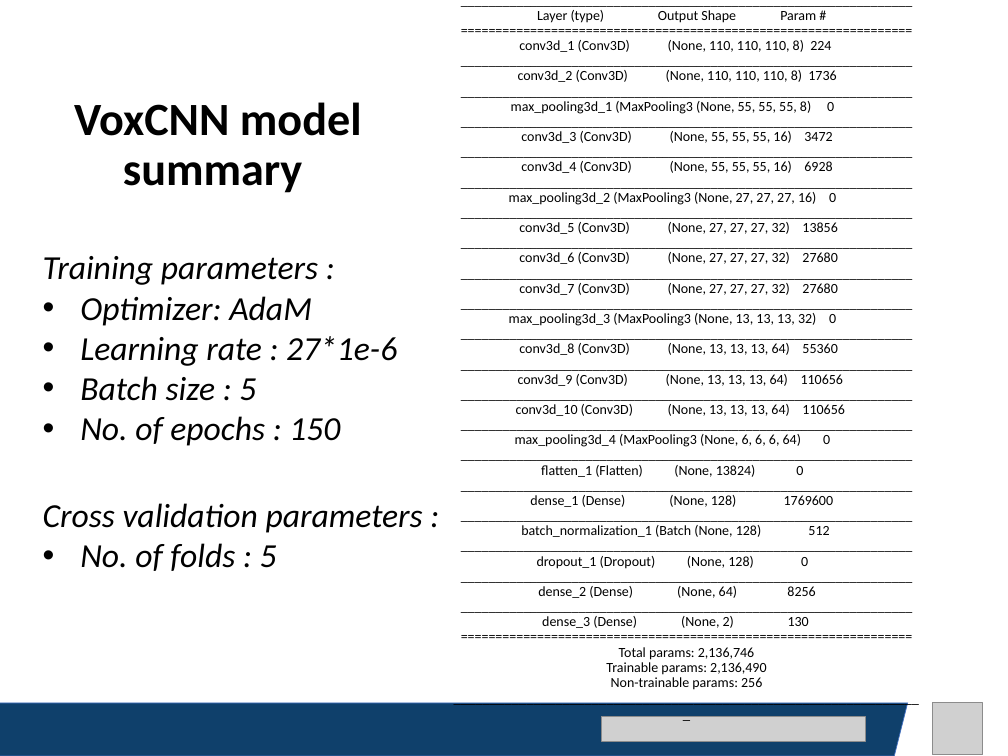
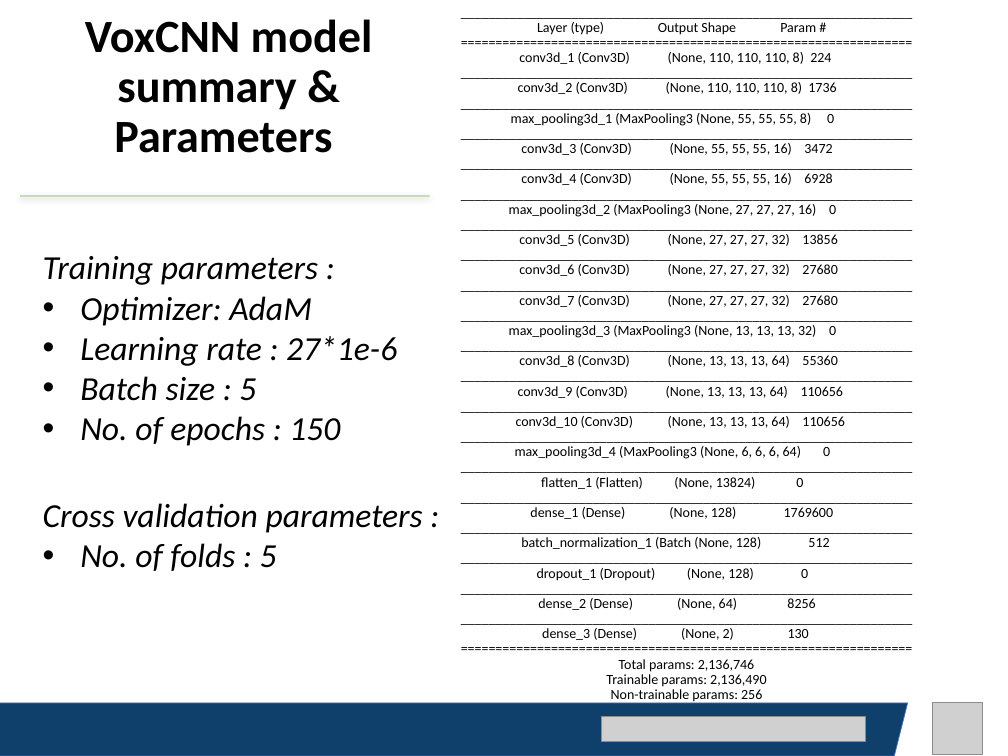
Before and after one commit to lilanpei/ADNI, a slide deck: slide 5 of ISPR_Final_Project_report_LanpeiLi.pptx (slide 3 before the commit). Drawn at 1008x756 pixels with LibreOffice and Linux fonts; fonts in the diff are those of the drawing; grey boxes stand for pictures. Boxes give left, top, right and bottom in pixels: in the first picture for what was removed or moved away, otherwise in the second. Text is boxed around its words. In the diff, an @@ line names an element or a change of style, - is before the commit and + after.

```diff
--- a/ISPR_Final_Project_report_LanpeiLi.pptx
+++ b/ISPR_Final_Project_report_LanpeiLi.pptx
@@ title at (85, 19, 373, 153): text changed @@
-VoxCNN model summary
+VoxCNN model summary & Parameters
@@ subtitle at (509, 22, 844, 703): text changed @@
-_________________________________________________________________
-Layer (type) Output Shape Param #
-=================================================================
-conv3d_1 (Conv3D) (None, 110, 110, 110, 8) 224
-_________________________________________________________________
-conv3d_2 (Conv3D) (None, 110, 110, 110, 8) 1736
-_________________________________________________________________
-max_pooling3d_1 (MaxPooling3 (None, 55, 55, 55, 8) 0
-_________________________________________________________________
-conv3d_3 (Conv3D) (None, 55, 55, 55, 16) 3472
-_________________________________________________________________
-conv3d_4 (Conv3D) (None, 55, 55, 55, 16) 6928
-_________________________________________________________________
-max_pooling3d_2 (MaxPooling3 (None, 27, 27, 27, 16) 0
-_________________________________________________________________
-conv3d_5 (Conv3D) (None, 27, 27, 27, 32) 13856
-_________________________________________________________________
-conv3d_6 (Conv3D) (None, 27, 27, 27, 32) 27680
-_________________________________________________________________
-conv3d_7 (Conv3D) (None, 27, 27, 27, 32) 27680
-_________________________________________________________________
-max_pooling3d_3 (MaxPooling3 (None, 13, 13, 13, 32) 0
-_________________________________________________________________
-conv3d_8 (Conv3D) (None, 13, 13, 13, 64) 55360
-_________________________________________________________________
-conv3d_9 (Conv3D) (None, 13, 13, 13, 64) 110656
-_________________________________________________________________
-conv3d_10 (Conv3D) (None, 13, 13, 13, 64) 110656
-_________________________________________________________________
-max_pooling3d_4 (MaxPooling3 (None, 6, 6, 6, 64) 0
-_________________________________________________________________
-flatten_1 (Flatten) (None, 13824) 0
-_________________________________________________________________
-dense_1 (Dense) (None, 128) 1769600
-_________________________________________________________________
-batch_normalization_1 (Batch (None, 128) 512
-_________________________________________________________________
-dropout_1 (Dropout) (None, 128) 0
-_________________________________________________________________
-dense_2 (Dense) (None, 64) 8256
-_________________________________________________________________
-dense_3 (Dense) (None, 2) 130
-=================================================================
-Total params: 2,136,746
-Trainable params: 2,136,490
-Non-trainable params: 256
-_________________________________________________________________
+_________________________________________________________________
+Layer (type) Output Shape Param #
+=================================================================
+conv3d_1 (Conv3D) (None, 110, 110, 110, 8) 224
+_________________________________________________________________
+conv3d_2 (Conv3D) (None, 110, 110, 110, 8) 1736
+_________________________________________________________________
+max_pooling3d_1 (MaxPooling3 (None, 55, 55, 55, 8) 0
+_________________________________________________________________
+conv3d_3 (Conv3D) (None, 55, 55, 55, 16) 3472
+_________________________________________________________________
+conv3d_4 (Conv3D) (None, 55, 55, 55, 16) 6928
+_________________________________________________________________
+max_pooling3d_2 (MaxPooling3 (None, 27, 27, 27, 16) 0
+_________________________________________________________________
+conv3d_5 (Conv3D) (None, 27, 27, 27, 32) 13856
+_________________________________________________________________
+conv3d_6 (Conv3D) (None, 27, 27, 27, 32) 27680
+_________________________________________________________________
+conv3d_7 (Conv3D) (None, 27, 27, 27, 32) 27680
+_________________________________________________________________
+max_pooling3d_3 (MaxPooling3 (None, 13, 13, 13, 32) 0
+_________________________________________________________________
+conv3d_8 (Conv3D) (None, 13, 13, 13, 64) 55360
+_________________________________________________________________
+conv3d_9 (Conv3D) (None, 13, 13, 13, 64) 110656
+_________________________________________________________________
+conv3d_10 (Conv3D) (None, 13, 13, 13, 64) 110656
+_________________________________________________________________
+max_pooling3d_4 (MaxPooling3 (None, 6, 6, 6, 64) 0
+_________________________________________________________________
+flatten_1 (Flatten) (None, 13824) 0
+_________________________________________________________________
+dense_1 (Dense) (None, 128) 1769600
+_________________________________________________________________
+batch_normalization_1 (Batch (None, 128) 512
+_________________________________________________________________
+dropout_1 (Dropout) (None, 128) 0
+_________________________________________________________________
+dense_2 (Dense) (None, 64) 8256
+_________________________________________________________________
+dense_3 (Dense) (None, 2) 130
+=================================================================
+Total params: 2,136,746
+Trainable params: 2,136,490
+Non-trainable params: 256
@@ line added from (20, 196) to (429, 196), #70AD47 0.5 pt @@
```
Also in this commit, not shown: 5 other slides changed, 4 slides added.
